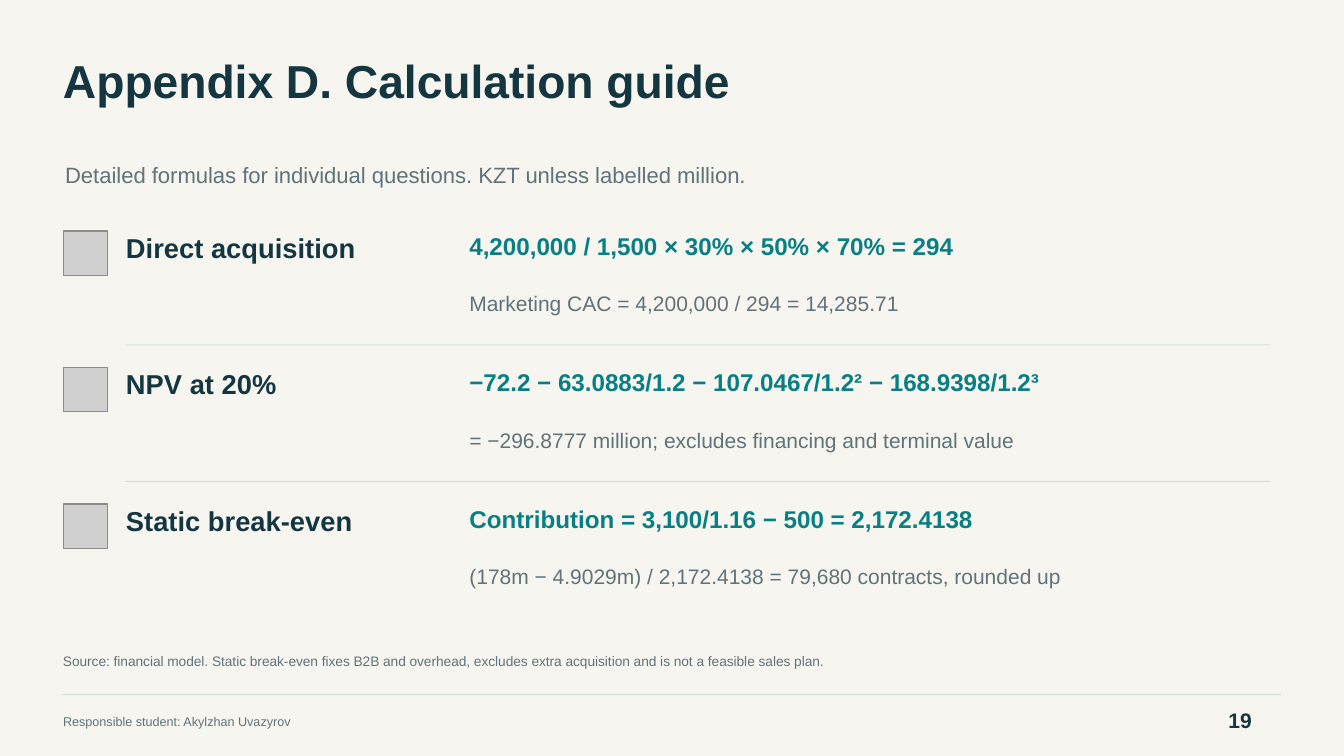
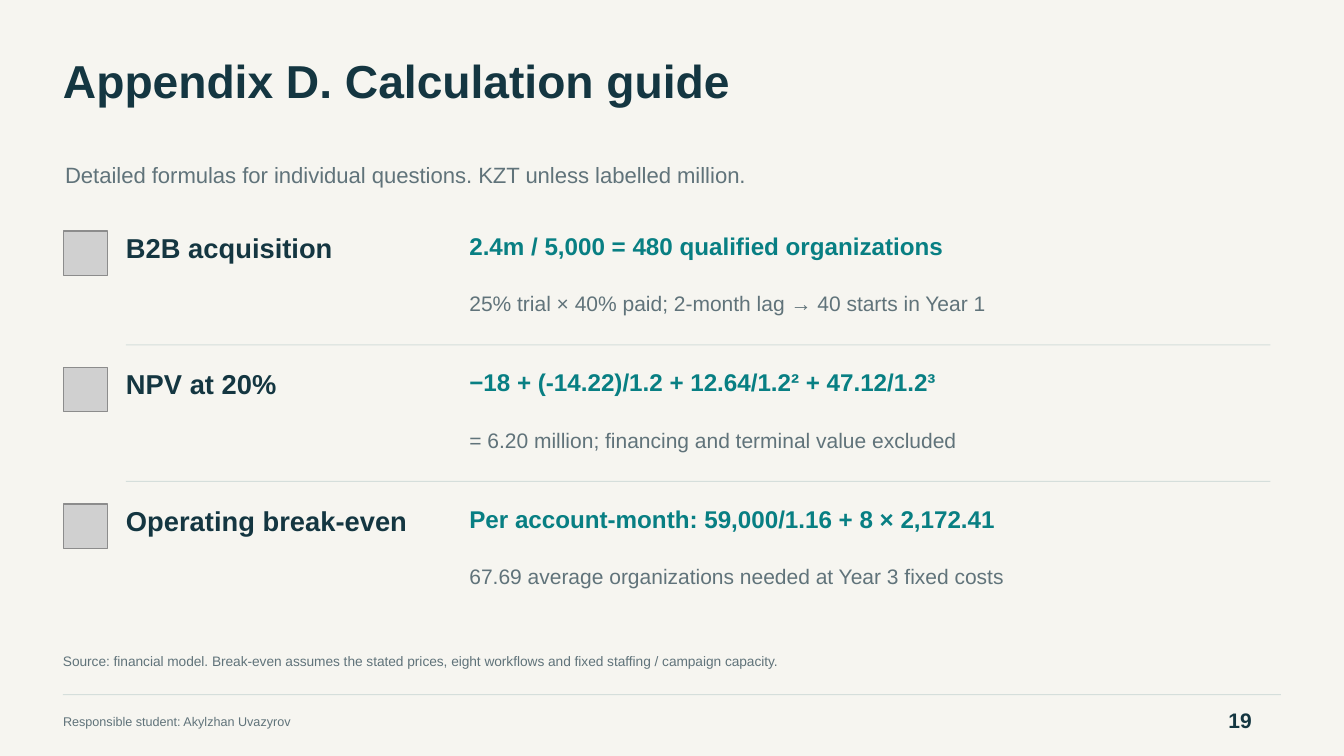
Before and after one commit to Arlan-prog/FinanceFinal, a slide deck: slide 19 of Final_Project_Presentation.pptx. Drawn at 1344x756 pixels with LibreOffice and Linux fonts; fonts in the diff are those of the drawing; grey boxes stand for pictures. Boxes give left, top, right and bottom in pixels: in the first picture for what was removed or moved away, otherwise in the second. Text is boxed around its words. In the diff, an @@ line names an element or a change of style, - is before the commit and + after.

Commit message:
Revise Kepil to conditional lean B2B model with monthly cash flow and sourced assumptions

```diff
--- a/Final_Project_Presentation.pptx
+++ b/Final_Project_Presentation.pptx
@@ text at [126, 238, 332, 263]: text changed @@
-Direct acquisition
+B2B acquisition
@@ text at [469, 237, 943, 260]: text changed @@
-4,200,000 / 1,500 × 30% × 50% × 70% = 294
+2.4m / 5,000 = 480 qualified organizations
@@ text at [469, 296, 986, 316]: text changed @@
-Marketing CAC = 4,200,000 / 294 = 14,285.71
+25% trial × 40% paid; 2-month lag → 40 starts in Year 1
@@ text at [469, 373, 936, 396]: text changed @@
-−72.2 − 63.0883/1.2 − 107.0467/1.2² − 168.9398/1.2³
+−18 + (-14.22)/1.2 + 12.64/1.2² + 47.12/1.2³
@@ text at [487, 433, 956, 452]: text changed @@
-= −296.8777 million; excludes financing and terminal value
+= 6.20 million; financing and terminal value excluded
@@ text at [126, 511, 407, 536]: text changed @@
-Static break-even
+Operating break-even
@@ text at [469, 510, 995, 532]: text changed @@
-Contribution = 3,100/1.16 − 500 = 2,172.4138
+Per account-month: 59,000/1.16 + 8 × 2,172.41
@@ text at [469, 569, 1004, 589]: text changed @@
-(178m − 4.9029m) / 2,172.4138 = 79,680 contracts, rounded up
+67.69 average organizations needed at Year 3 fixed costs
@@ text at [63, 656, 778, 669]: text changed @@
-Source: financial model. Static break-even fixes B2B and overhead, excludes extra acquisition and is not a feasible sales plan.
+Source: financial model. Break-even assumes the stated prices, eight workflows and fixed staffing / campaign capacity.
```
Also in this commit, not shown: 11 other slides changed, 17 other files.
